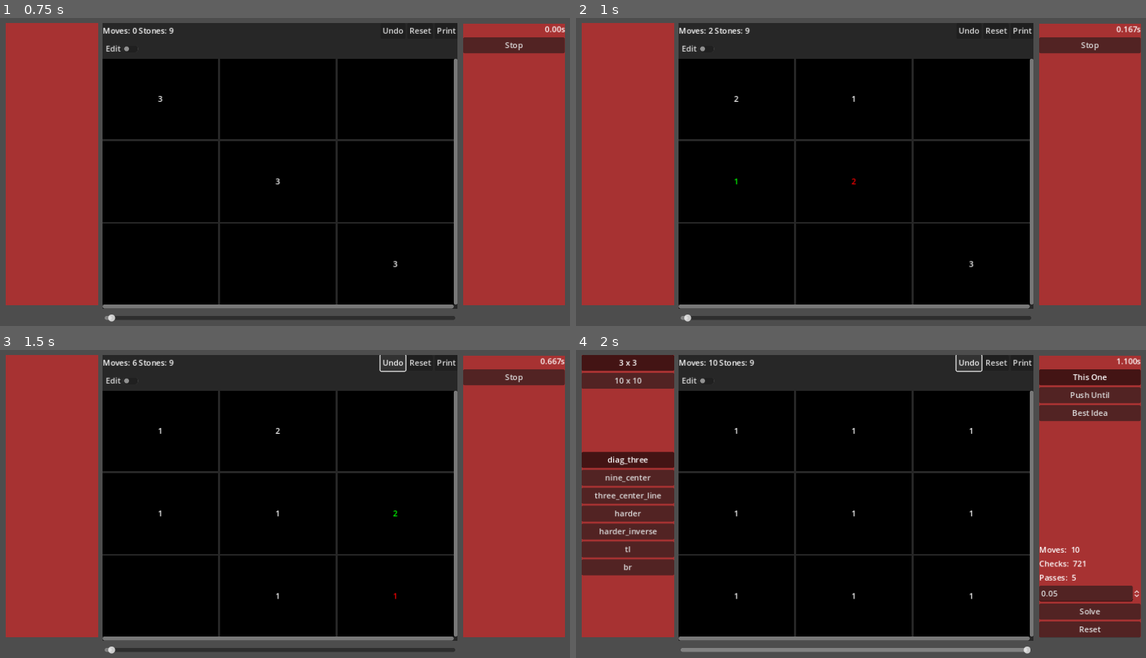
Above: before the commit, frames 1-4 (two rows, left to right).
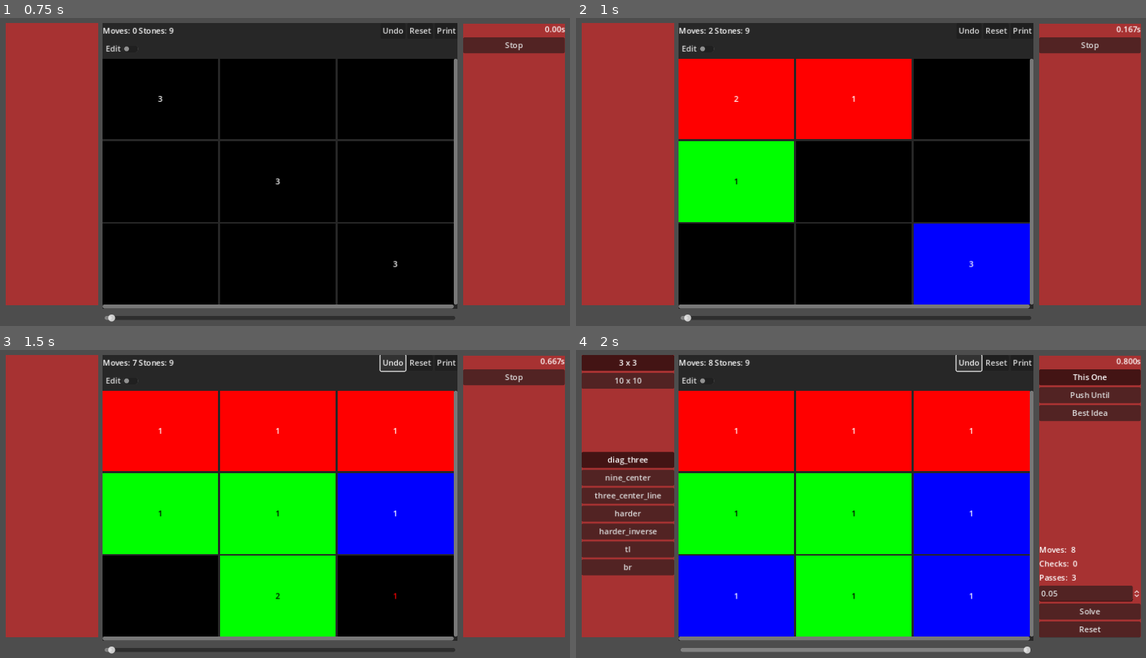
Above: after the commit, the same moments.

Repository: bitwes/StoneGridProblem
Game: Godot game, scene res://main.tscn
The game is run twice, just before and just after one commit, with the same random seed, the same clock (stepped at 60 frames per second) and the same inputs.
Inputs:
- Up to frame 1 (0.75 s): click "Solve" at 0.5 s
- Up to frame 2 (1 s): no input
- Up to frame 3 (1.5 s): click "Undo" at 1.25 s
- Up to frame 4 (2 s): no input

Frame 1 is identical in both runs. In frame 2, 21% of the frame differs, in the area x 17-80%, y 13-94%; in frame 3, 37%; in frame 4, 48%, in the area x 17-97%, y 2-94%.

Commit message:
colors moved, broke other things

Diff:
--- a/Main.gd
+++ b/Main.gd
@@ -218,7 +218,7 @@
 func _create_grid_all_at_center(s):
 	_create_stone_grid(s, {})
 	var btn = _stone_grid.get_button_at(Vector2(s/2, s/2))
-	btn.stones = s * s
+	btn.set_stone_count(s * s)
 
 
 func _create_stone_grid(size : int, arrangements : Dictionary):
--- a/solvers.gd
+++ b/solvers.gd
@@ -11,14 +11,6 @@
 
 	var max_attempts = 200
 
-	var colors = [
-		Color(1, 0, 0), Color(0, 1, 0), Color(0, 0, 1),
-		Color(1, 0, 1), Color(1, 1, 0), Color(0, 1, 1),
-		Color(.5, 0, .5), Color(.5, .5, 0), Color(0, .5, .5),
-		Color(1, .5, 1), Color(1, 1, .5), Color(.5, 1, 1),
-		Color(1, .5, .5), Color(.5, 1, .5), Color(.5, .5, 1),
-		]
-
 
 	func get_surrounding_squares(pos : Vector2):
 		var to_return = []
@@ -43,7 +35,7 @@
 			for j in range(_grid.grid_size()):
 				var pos = Vector2(i, j)
 				var btn = _grid.get_button_at(pos)
-				if(btn.stones == 0):
+				if(btn.get_stone_count() == 0):
 					to_return.append(btn)
 		return to_return
 
@@ -77,7 +69,7 @@
 	func push_in_direction_of(pos : Vector2, target_button : StoneButton):
 		var here = _grid.get_button_at(pos)
 		var to = null
-		if(here.stones > 1):
+		if(here.get_stone_count() > 1):
 			if(target_button != null):
 				var xdiff = target_button.grid_pos.x - pos.x
 				var ydiff = target_button.grid_pos.y - pos.y
@@ -93,7 +85,7 @@
 	func get_button_in_direction(pos : Vector2, target_button : StoneButton):
 		var here = _grid.get_button_at(pos)
 		var to = null
-		if(here.stones > 1):
+		if(here.get_stone_count() > 1):
 			if(target_button != null):
 				var xdiff = target_button.grid_pos.x - pos.x
 				var ydiff = target_button.grid_pos.y - pos.y
@@ -122,10 +114,10 @@
 		var to = get_button_in_direction(pos, target)
 		if(to != null):
 			var dist = calc_moves_to(here, to)
-			if(to.stones == 0):
+			if(to.get_stone_count() == 0):
 				to.set_bg_color(c)
 
-			while(moved < int(dist) and here.stones > 1):
+			while(moved < int(dist) and here.get_stone_count() > 1):
 				await _grid.move_stone(pos, to.grid_pos)
 				moved += 1
 
@@ -134,18 +126,12 @@
 
 
 	func _get_buttons_with_spreadable_stones():
-		var cur_color_idx = 0
-
 		var btns = []
 		for i in range(_grid.grid_size()):
 			for j in range(_grid.grid_size()):
 				var btn = _grid.get_button_at(Vector2(i, j))
-				if(btn.stones > 1):
+				if(btn.get_stone_count() > 1):
 					btns.append(btn)
-					btn.set_bg_color(colors[cur_color_idx])
-					cur_color_idx += 1
-					if(cur_color_idx > colors.size() -1):
-						cur_color_idx = 0
 		return btns
 
 
@@ -157,7 +143,8 @@
 	func solve(grid : StoneGrid):
 		_should_run = true
 		_grid = grid
-		grid.print_board()
+		_grid.print_board()
+		_grid.color_starting_stones()
 
 		var prev_mode = _grid.mode
 		_grid.mode = _grid.MODES.SOLVE
@@ -254,7 +241,7 @@
 	func attempt(here, r):
 		var target = _get_closest_zero_in_range(here, r)
 		here.set_color(Color(1, 1, 1, .5))
-		while(target != null and here.stones > 1):
+		while(target != null and here.get_stone_count() > 1):
 			if(!_should_run):
 				return
 			target.set_color(Color(0, 0, 1, .5))
@@ -270,7 +257,7 @@
 
 		# Move piles that have the most amount of stones first.
 		spreadable.sort_custom(func(a, b):
-			return a.stones > b.stones)
+			return a.get_stone_count() > b.get_stone_count())
 
 		var r = 1
 		while(!_grid.is_solved() and _passes <= max_attempts):
--- /dev/null
+++ b/stone.gd
@@ -0,0 +1,3 @@
+class_name Stone
+
+var color = Color(1, 1, 1)
--- a/stone_button.gd
+++ b/stone_button.gd
@@ -6,6 +6,7 @@
 var _initial_waited = 0.0
 var _repeat = false
 var _sb : StyleBox = null
+
 
 var grid_pos = Vector2(-1, -1)
 var edit_increment = 1
@@ -24,23 +25,40 @@
 	set(val):
 		edit_mode = val
 		toggle_mode = !edit_mode
-var stones = 0 :
-	get:
-		_check_count += 1
-		return stones
-	set(val):
-		_change_count += 1
-		if(val >= 0):
-			stones = val
-			stones_changed.emit()
 
-		if(stones > 0):
-			text = str(stones)
-		else:
-			text = ' '
+
+var _stones = []
 
 
 signal stones_changed
+
+
+func add_stone(s):
+	if(_stones.size() == 0):
+		set_bg_color(s.color)
+	_stones.append(s)
+	_update_display()
+	stones_changed.emit()
+
+
+func take_stone():
+	var s = _stones.pop_back()
+	_update_display()
+	stones_changed.emit()
+	return s
+
+func set_stone_count(x):
+	_stones.clear()
+	for i in range(x):
+		var s = Stone.new()
+		s.color = get_bg_color()
+		_stones.append(s)
+	_update_display()
+	stones_changed.emit()
+
+
+func get_stone_count():
+	return _stones.size()
 
 
 func _init():
@@ -51,31 +69,35 @@
 
 func _ready():
 	_sb = get("theme_override_styles/normal")
-	if(stones == -1):
-		text = str(grid_pos)
 
 
-func _process(delta):
-	if(_repeat):
-		_initial_waited += delta
-		if(_initial_waited >= increment_initial_delay):
-			_waited += delta
-			if(_waited > increment_repeat):
-				stones += edit_increment
-				_waited = 0.0
+func _update_display():
+	if(_stones.size() != 0):
+		text = str(_stones.size())
+	else:
+		text = ''
+
+# func _process(delta):
+# 	if(_repeat):
+# 		_initial_waited += delta
+# 		if(_initial_waited >= increment_initial_delay):
+# 			_waited += delta
+# 			if(_waited > increment_repeat):
+# 				stones += edit_increment
+# 				_waited = 0.0
 
 
-func _gui_input(event):
-	if(edit_mode):
-		if(event is InputEventMouseButton):
-			_repeat = event.pressed
-			_initial_waited = 0.0
-			if(event.pressed):
-				stones += edit_increment
+# func _gui_input(event):
+# 	if(edit_mode):
+# 		if(event is InputEventMouseButton):
+# 			_repeat = event.pressed
+# 			_initial_waited = 0.0
+# 			if(event.pressed):
+# 				stones += edit_increment
 
 
 func _to_string():
-	return str(grid_pos, '[', stones, ']')
+	return str(grid_pos, '[', _stones.size(), ']')
 
 
 # ---------------------------
@@ -99,7 +121,7 @@
 
 
 func show_stones():
-	text = str(stones)
+	# text = str(stones)
 	$ColorRect/Label.text = ""
 
 
@@ -109,6 +131,9 @@
 		set("theme_override_colors/font_color", Color(1, 1, 1))
 	else:
 		set("theme_override_colors/font_color", Color(0, 0, 0))
+
+	for s in _stones:
+		s.color = c
 
 
 func get_bg_color():
@@ -121,3 +146,7 @@
 
 func is_color_dark(color):
 	return get_lumenescen(color) < .6
+
+func clear():
+	_stones.clear()
+	_update_display()
--- a/stone_grid.gd
+++ b/stone_grid.gd
@@ -28,11 +28,13 @@
 
 
 	func add(from, to):
+		return
 		moves.append([from, to])
 		_cur_index = moves.size() -1
 
 
 	func goto_index(index):
+		return
 		if(index == _cur_index):
 			return
 		elif(index < -1 or index > moves.size() -1):
@@ -46,6 +48,7 @@
 
 
 	func undo():
+		return
 		if(moves.size() > 0):
 			var m = moves.pop_back()
 			_stone_grid.get_button_at(m[0]).stones += 1
@@ -65,6 +68,13 @@
 
 # ------------------------------------------------------------------------------
 # ------------------------------------------------------------------------------
+var colors = [
+	Color(1, 0, 0), Color(0, 1, 0), Color(0, 0, 1),
+	Color(1, 0, 1), Color(1, 1, 0), Color(0, 1, 1),
+	Color(.5, 0, .5), Color(.5, .5, 0), Color(0, .5, .5),
+	Color(1, .5, 1), Color(1, 1, .5), Color(.5, 1, 1),
+	Color(1, .5, .5), Color(.5, 1, .5), Color(.5, .5, 1),
+]
 
 const MODES = {
 	PLAY = 'play',
@@ -107,6 +117,19 @@
 	edit_plus = $Layout/Header2/EditButtons/Plus,
 }
 
+var _cur_color_index = 0
+func _next_color():
+	var c = colors[_cur_color_index]
+	_cur_color_index += 1
+	if(_cur_color_index > colors.size()):
+		_cur_color_index = 0
+	return c
+
+func color_starting_stones():
+	call_on_buttons(func(btn):
+		if(btn.get_stone_count() > 1):
+			btn.set_bg_color(_next_color())
+	)
 
 func _ready():
 	_ctrls.edit_buttons.visible = false
@@ -133,7 +156,7 @@
 	var count = 0
 	for i in range(grid_size()):
 		for j in range(grid_size()):
-			count += _stone_buttons[i][j].stones
+			count += _stone_buttons[i][j].get_stone_count()
 	_ctrls.stone_count.text = str('Stones: ', count)
 
 
@@ -173,7 +196,7 @@
 		if(_from == which):
 			return
 		elif(_from == null):
-			if(which.stones == 0):
+			if(which.get_stone_count() == 0):
 				which.button_pressed = false
 			else:
 				_from = which
@@ -194,7 +217,7 @@
 
 
 func _on_clear_pressed():
-	call_on_buttons(func(btn): btn.stones = 0)
+	call_on_buttons(func(btn): btn.clear())
 
 
 func _on_print_array_pressed():
@@ -219,17 +242,17 @@
 	var from_btn = _stone_buttons[from.x][from.y]
 	var to_btn = _stone_buttons[to.x][to.y]
 
-	if(from_btn != to_btn and from.distance_to(to) == 1.0 and from_btn.stones > 0):
+	if(from_btn != to_btn and from.distance_to(to) == 1.0 and from_btn.get_stone_count() > 0):
 		p(from_btn, ' -> ', to_btn)
 
 		if(wait_time > 0):
 			from_btn.modulate = from_color
 			to_btn.modulate = to_color
 
-		from_btn .stones -= 1
+		var s = from_btn.take_stone()
 		if(wait_time > 0.0):
 			await _animate_move(from_btn, to_btn, wait_time).finished
-		to_btn.stones += 1
+		to_btn.add_stone(s)
 		moves += 1
 		undoer.add(from, to)
 
@@ -250,7 +273,7 @@
 
 
 func get_stones_at(pos):
-	return _stone_buttons[pos.x][pos.y].stones
+	return _stone_buttons[pos.x][pos.y].get_stone_count()
 
 
 func undo():
@@ -289,7 +312,7 @@
 	moves = 0
 	for i in stones.size():
 		for j in stones[i].size():
-			_stone_buttons[i][j].stones = stones[i][j]
+			_stone_buttons[i][j].set_stone_count(stones[i][j])
 			_stone_buttons[i][j].set_bg_color(Color(0, 0, 0))
 	_update_count()
 
@@ -329,7 +352,7 @@
 	var num_wrong = 0
 	for i in range(grid_size()):
 		for j in range(grid_size()):
-			if(_stone_buttons[i][j].stones > 1):
+			if(_stone_buttons[i][j].get_stone_count() > 1):
 				num_wrong += 1
 	return num_wrong
 
@@ -344,7 +367,7 @@
 		for i in range(grid_size()):
 			_last_layout.append([])
 			for j in range(grid_size()):
-				_last_layout[i].append(_stone_buttons[i][j].stones)
+				_last_layout[i].append(_stone_buttons[i][j].get_stone_count())
 
 
 func show_check_counts():
